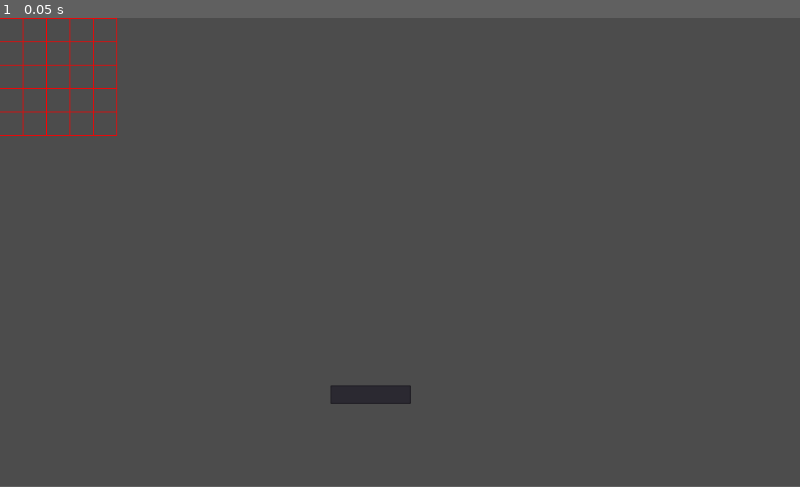
Above: before the commit, frame 1.
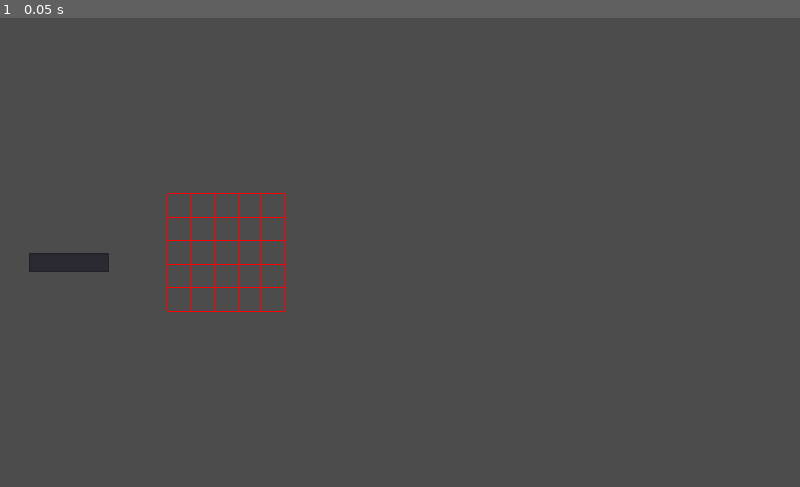
Above: after the commit, the same moment.

Repository: Megatt4/A_PathFinding-Algorithm
Game: Godot game, scene res://Scenes/Main Scene.tscn
Two runs of this game, one before a commit and one after it. Both use one fixed random seed, a clock stepped at 60 frames per second and the inputs below.
Inputs:
- Up to frame 1 (0.05 s): no input
In our replay, the window is 800x468 before the commit and 800x469 after it. These sizes can differ from the game's own. Grey fills any space a smaller window leaves; there, only what the larger window draws over its background counts as a difference.

The runs differ from the first frame. In frame 1, 1.6% of the frame differs, in the area x 0-52%, y 0-83%.

Commit message:
Made Grid Pos adjustable and started creating main movement algorythm

Diff:
--- a/Path Finding Algorythim/Scenes/Main Scene.tscn
+++ b/Path Finding Algorythim/Scenes/Main Scene.tscn
@@ -1,21 +1,15 @@
-[gd_scene load_steps=4 format=2]
+[gd_scene load_steps=3 format=2]
 
 [ext_resource path="res://Scenes/Grid Generator.tscn" type="PackedScene" id=1]
 [ext_resource path="res://Scenes/Grid Size - UI.tscn" type="PackedScene" id=2]
-[ext_resource path="res://Scenes/Test UI.tscn" type="PackedScene" id=3]
 
 [node name="Main Scene" type="Node"]
 
 [node name="Grid Generator" parent="." instance=ExtResource( 1 )]
+position = Vector2( 215, 285 )
 
 [node name="Grid Size - UI" parent="." instance=ExtResource( 2 )]
-margin_left = 421.809
-margin_top = 469.863
-margin_right = 421.809
-margin_bottom = 469.863
-
-[node name="Test UI" parent="." instance=ExtResource( 3 )]
-margin_left = 335.28
-margin_top = 272.385
-margin_right = -379.72
-margin_bottom = -216.615
+margin_left = 36.182
+margin_top = 300.0
+margin_right = -61.818
+margin_bottom = 233.0
--- /dev/null
+++ b/Path Finding Algorythim/Scenes/Test Grid Movement.tscn
@@ -0,0 +1,8 @@
+[gd_scene load_steps=2 format=2]
+
+[ext_resource path="res://icon.png" type="Texture" id=1]
+
+[node name="Node2D" type="Node2D"]
+
+[node name="icon" type="Sprite" parent="."]
+texture = ExtResource( 1 )
--- a/Path Finding Algorythim/Scripts/Grid Generator.gd
+++ b/Path Finding Algorythim/Scripts/Grid Generator.gd
@@ -4,6 +4,7 @@
 
 var ValidGridSize = false
 
+var GridPosition = Vector2(215,285)
 #Size Of the grid (adjustable depending on GridSize var)
 var SizeX = Vector2(100,100)
 var SizeY = Vector2(100,100)
@@ -14,14 +15,13 @@
 func _process(delta):
 	GridSize = get_node("/root/Main Scene/Grid Size - UI/LineEdit").NT
 	update()
+	self.position = Vector2(GridPosition) - (GridSize - 1) * Vector2(0,15)
 
 func JustDraw(intialposX, intialposY, LineColor, SpacingX, SpacingY):
 	var OGposY = intialposY
 	var OGposX = intialposX
 	var intialposEndX = Vector2(100, 100)
 	var intialposEndY = Vector2(100, 100)
-	SizeX = Vector2(intialposEndY)
-	SizeY = Vector2(intialposEndX)
 
 	for i in range(GridSize):
 		intialposX = intialposX + Vector2(SpacingX)
--- a/Path Finding Algorythim/Scripts/Grid_Size_UI.gd
+++ b/Path Finding Algorythim/Scripts/Grid_Size_UI.gd
@@ -3,7 +3,7 @@
 func _process(delta):
 	update()
 
-var GridSize_Range = range(1,99)
+var GridSize_Range = range(2,21)
 
 var test = 19
 
@@ -41,3 +41,5 @@
 #	else:
 #		GridGenerator_Script.ValidGridSize = false
 #		self.clear()
+
+#run a process in here that says that every time something is inputted, grid pos is incremented
--- a/Path Finding Algorythim/Scripts/Test Label (Check if Var Works).gd
+++ b/Path Finding Algorythim/Scripts/Test Label (Check if Var Works).gd
@@ -1,9 +1,9 @@
 extends Label
 
-onready var TestLabeltext = get_node("/root/Main Scene/Grid Size - UI/LineEdit").NT
+#onready var TestLabeltext = get_node("/root/Main Scene/Grid Size - UI/LineEdit").NT
 
-func _process(delta):
-	TestLabeltext = get_node("/root/Main Scene/Grid Size - UI/LineEdit").NT
-	print(TestLabeltext)
+#func _process(delta):
+	#TestLabeltext = get_node("/root/Main Scene/Grid Size - UI/LineEdit").NT
+	#print(TestLabeltext)
 
 #IT WORKS
--- a/Path Finding Algorythim/project.godot
+++ b/Path Finding Algorythim/project.godot
@@ -21,8 +21,7 @@
 
 [display]
 
-window/stretch/mode="viewport"
-window/stretch/aspect="expand"
+window/stretch/mode="2d"
 
 [rendering]
 
